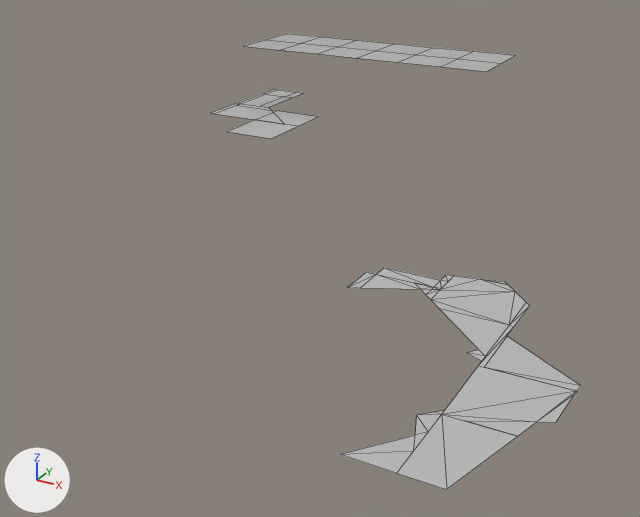
A saved change to the FBX model Assets/Models/Pavement/Downtown/downtown_pavement.fbx.
Before and after are seen from a camera (50 mm lens) standing at (59.5, -70.1, 30.0) and looking at (15.8, 9.3, -9.7). Every picture has the same lights, and +X, +Y and +Z are marked at lower left. The picture after the commit comes second. Mesh edges are drawn as thin lines. Where no turn or scale is listed for an object, it has been applied to the vertices.

Before the edit, the objects in view are built like this:
```python
me_mesh_004 = bpy.data.meshes.new('Mesh.004')
me_mesh_004.from_pydata([(-3.25, -3.25, 0.0), (3.25, -3.25, 0.0), (-3.25, 3.25, 0.0), (3.25, 3.25, 0.0)], [], [(0, 1, 3, 2)])
me_mesh_004.materials.append(mat_endless_pavement)  # grey #bcbcbc
me_mesh_012 = bpy.data.meshes.new('Mesh.012')
me_mesh_012.from_pydata(...)  # 24 vertices, 13 faces; spans x -10.3..3.2, y -3.2..19.4, z 0.0
me_mesh_012.materials.append(mat_endless_pavement)  # grey #bcbcbc
me_mesh_013 = bpy.data.meshes.new('Mesh.013')
me_mesh_013.from_pydata(...)  # 54 vertices, 51 faces; spans x -3.2..16.2, y -22.8..3.7, z 0.0
me_mesh_013.materials.append(mat_endless_pavement)  # grey #bcbcbc
ob_pavement_piece004 = bpy.data.objects.new('pavement_piece004', me_mesh_004)
ob_pavement_piece004.location = (-7.9, 48.8, 5.0)
ob_pavement_piece013 = bpy.data.objects.new('pavement_piece013', me_mesh_012)
ob_pavement_piece013.location = (0.5, 22.1, 0.0)
ob_pavement_piece014 = bpy.data.objects.new('pavement_piece014', me_mesh_013)
ob_pavement_piece014.location = (34.4, -10.8, 0.0)
```
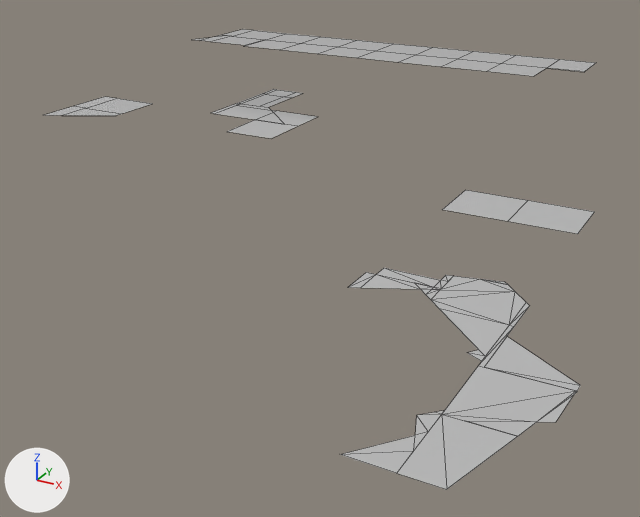
Edits to the bpy script that builds the scene:
```text
Add me_mesh_022:
    me_mesh_022.from_pydata([(3.25, 3.25, 0.0), (2.32, 3.25, 0.0), (1.09, 3.25, 0.0), (1.09, 0.76, 0.0), (1.09, 0.76, 0.0), (3.25, -2.6, 0.0), (-0.56, -2.6, 0.0), (1.09, -2.6, 0.0)], [], [(3, 1, 2), (7, 4, 6), (0, 1, 4, 7, 5)])
    me_mesh_022.materials.append(mat_endless_pavement)  # grey #bcbcbc
Add me_mesh_018:
    me_mesh_018.from_pydata([(3.25, -3.25, 0.0), (3.25, 3.25, 0.0), (3.25, -3.25, 0.0), (9.75, -3.25, 0.0), (3.25, 3.25, 0.0), (9.75, 3.25, 0.0), (3.25, -7.89, 0.0), (3.25, -7.89, 0.0), (9.75, -4.44, 0.0), (1.04, 3.25, 0.0), (1.04, -3.25, 0.0), (1.04, -3.25, 0.0), (1.04, -9.06, 0.0)], [], [(2, 3, 5, 4), (2, 7, 8, 3), (0, 1, 9, 10), (6, 0, 11, 12)])
    me_mesh_018.materials.append(mat_endless_pavement)  # grey #bcbcbc
Add me_mesh_021:
    me_mesh_021.from_pydata([(-3.25, 3.25, 0.0), (3.25, 3.25, 0.0), (-3.25, -2.6, 0.0), (3.25, -2.6, 0.0)], [], [(2, 3, 1, 0)])
    me_mesh_021.materials.append(mat_endless_pavement)  # grey #bcbcbc
Add me_mesh_020:
    me_mesh_020.from_pydata([(3.25, -3.25, 0.0), (3.25, 3.25, 0.0), (1.09, 3.25, 0.0), (1.09, -3.25, 0.0)], [], [(0, 1, 2, 3)])
    me_mesh_020.materials.append(mat_endless_pavement)  # grey #bcbcbc
Add me_mesh_017:
    me_mesh_017.from_pydata([(-3.25, -3.25, 0.0), (-3.25, 3.25, 0.0), (1.91, 3.25, 0.0), (1.91, -3.25, 0.0)], [], [(0, 3, 2, 1)])
    me_mesh_017.materials.append(mat_endless_pavement)  # grey #bcbcbc
Add me_mesh_016:
    me_mesh_016.from_pydata([(-3.25, 3.25, 0.0), (1.91, 3.25, 0.0), (-3.25, 2.77, 0.0), (1.91, 2.77, 0.0)], [], [(2, 3, 1, 0)])
    me_mesh_016.materials.append(mat_endless_pavement)  # grey #bcbcbc
Add ob_pavement_piece015:
    ob_pavement_piece015 = bpy.data.objects.new('pavement_piece015', me_mesh_004.copy())  # the mesh of ob_pavement_piece004
    ob_pavement_piece015.location = (24.6, 48.8, 5.0)
Add ob_pavement_piece024:
    ob_pavement_piece024 = bpy.data.objects.new('pavement_piece024', me_mesh_022)
    ob_pavement_piece024.location = (-27.4, 48.8, 5.0)
Add ob_pavement_piece026:
    ob_pavement_piece026 = bpy.data.objects.new('pavement_piece026', me_mesh_004.copy())  # the mesh of ob_pavement_piece004
    ob_pavement_piece026.location = (40.9, 9.1, 0.0)
Add ob_pavement_piece021:
    ob_pavement_piece021 = bpy.data.objects.new('pavement_piece021', me_mesh_004.copy())  # the mesh of ob_pavement_piece004
    ob_pavement_piece021.location = (-20.9, 55.3, 5.0)
Add ob_pavement_piece020:
    ob_pavement_piece020 = bpy.data.objects.new('pavement_piece020', me_mesh_018)
    ob_pavement_piece020.location = (-30.4, 23.4, -0.2)
Add ob_pavement_piece025:
    ob_pavement_piece025 = bpy.data.objects.new('pavement_piece025', me_mesh_004.copy())  # the mesh of ob_pavement_piece004
    ob_pavement_piece025.location = (34.4, 9.1, 0.0)
Add ob_pavement_piece023:
    ob_pavement_piece023 = bpy.data.objects.new('pavement_piece023', me_mesh_021)
    ob_pavement_piece023.location = (-20.9, 48.8, 5.0)
Add ob_pavement_piece022:
    ob_pavement_piece022 = bpy.data.objects.new('pavement_piece022', me_mesh_020)
    ob_pavement_piece022.location = (-27.4, 55.3, 5.0)
Add ob_pavement_piece018:
    ob_pavement_piece018 = bpy.data.objects.new('pavement_piece018', me_mesh_017)
    ob_pavement_piece018.location = (31.1, 55.3, 5.0)
Add ob_pavement_piece017:
    ob_pavement_piece017 = bpy.data.objects.new('pavement_piece017', me_mesh_016)
    ob_pavement_piece017.location = (31.1, 48.8, 5.0)
Add ob_pavement_piece016:
    ob_pavement_piece016 = bpy.data.objects.new('pavement_piece016', me_mesh_004.copy())  # the mesh of ob_pavement_piece004
    ob_pavement_piece016.location = (24.6, 55.3, 5.0)
```

Pixel boxes (x1, y1, x2, y2) of what changed, in the pictures (640 x 517 px):
'pavement_piece026', added
    after: (508, 200, 594, 234)
'pavement_piece025', added
    after: (442, 190, 528, 221)
'pavement_piece020', added
    after: (46, 97, 153, 116)
'pavement_piece015', added
    after: (488, 63, 547, 76)
'pavement_piece016', added
    after: (502, 55, 559, 67)
'pavement_piece018', added
    after: (548, 59, 595, 71)
'pavement_piece023', added
    after: (211, 36, 265, 45)
'pavement_piece021', added
    after: (234, 30, 286, 39)
'pavement_piece024', added
    after: (192, 35, 230, 42)
'pavement_piece022', added
    after: (223, 29, 252, 36)
'pavement_piece017', added
    after: (547, 67, 585, 72)
